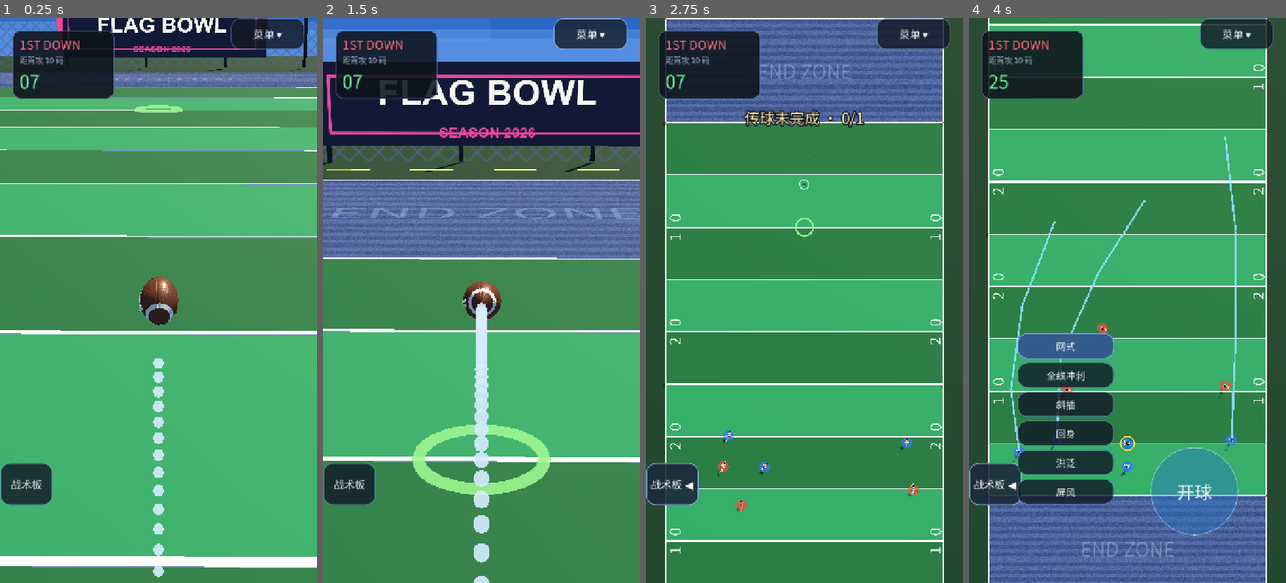
Above: before the commit, frames 1-4 (left to right).
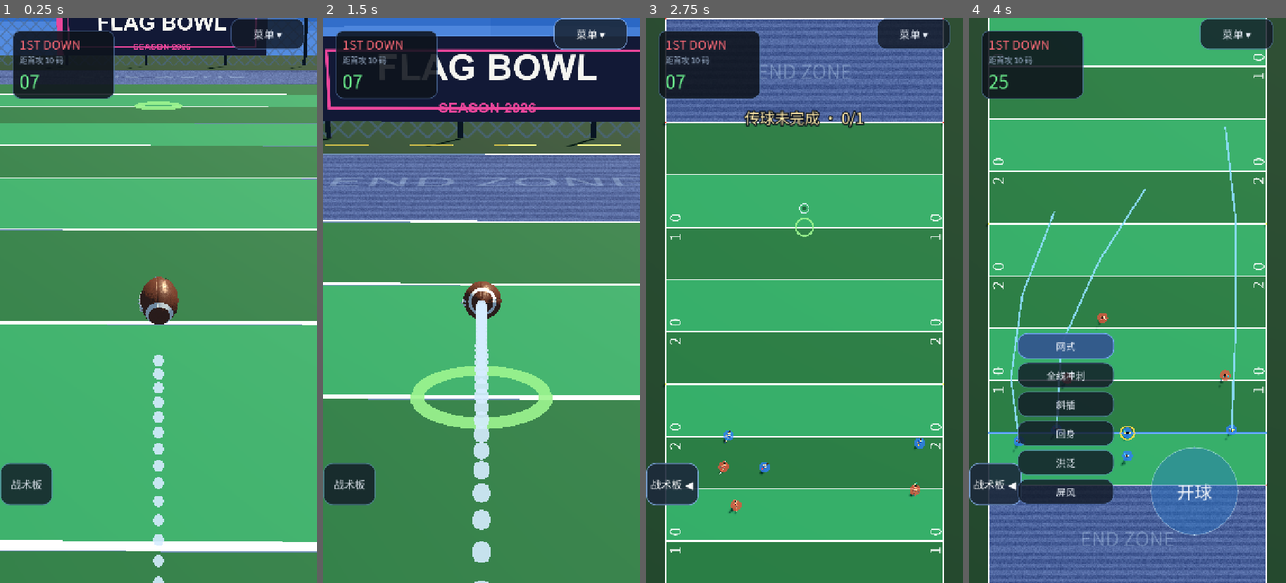
Above: after the commit, the same moments.

Repository: Fanda-81/FF-FlagFootball-Game
Game: Godot game, scene res://tools/ballfocus.tscn
Two runs of this game, one before a commit and one after it. Both use one fixed random seed, a clock stepped at 60 frames per second and the inputs below. This scene is started directly instead of the project's main scene.
Inputs:
- Up to frame 1 (0.25 s): no input
- Up to frame 2 (1.5 s): click "菜单 ▾" at 0.5 s; click "菜单 ▴" at 1.25 s
- Up to frame 3 (2.75 s): click "战术板" at 2 s
- Up to frame 4 (4 s): click "战术板 ◀" at 2.75 s; click "战术板 ▶" at 3.5 s

The runs differ from the first frame. In frame 1, 17% of the frame differs, in the area x 0-100%, y 0-100%; in frame 2, 46%, in the area x 0-100%, y 1-100%; in frame 3, 0.3%; in frame 4, 19%.

Commit message:
Team colors, flag reset on snap, flat ball hold, remove clouds

Diff:
--- a/scripts/main.gd
+++ b/scripts/main.gd
@@ -273,7 +273,6 @@
 	add_child(world_environment)
 
 	_build_sky_dome()
-	_build_clouds()
 
 	var sun := DirectionalLight3D.new()
 	sun.rotation_degrees = Vector3(-52, -30, 0)
@@ -333,7 +332,10 @@
 		actor.set_move_input(Vector3.ZERO)
 		actor.rotation.y = 0.0 if String(spec["side"]) == "offense" else PI
 		actor.set_active(false)
-		actor.apply_roster_tint(Roster.player_tint(slot))
+		var side := String(FORMATION[slot]["side"])
+		actor.apply_colors(
+			Roster.team_color("offense" if side == "offense" else "defense"),
+			Roster.player_tint(slot))
 	stadium.set_line_of_scrimmage(_los_z)
 
 	_build_routes()
@@ -392,7 +394,9 @@
 func _attach_ball(actor: PlayerActor) -> void:
 	if actor == null:
 		return
-	_ball.call("hold_at", _hand_position(actor), actor.global_transform.basis)
+	# 球尖保持水平：只用角色朝向的偏航，不带俯仰
+	var flat := Basis(Vector3.UP, actor.global_rotation.y)
+	_ball.call("hold_at", _hand_position(actor), flat)
 
 
 # =============================================================================
@@ -407,6 +411,9 @@
 
 func _begin_snap() -> void:
 	_clear_route_preview()
+	# 开球时把上一档被拔掉的腰旗恢复
+	for slot in _actors:
+		(_actors[slot] as PlayerActor).reset_flags()
 	_phase = Phase.SNAP
 	_snap_elapsed = 0.0
 	_holder = _center
@@ -1244,7 +1251,6 @@
 # =============================================================================
 
 func _physics_process(delta: float) -> void:
-	_advance_clouds(delta)
 	_update_clock(delta)
 
 	match _phase:
--- a/scripts/outfit/outfit_manager.gd
+++ b/scripts/outfit/outfit_manager.gd
@@ -268,6 +268,9 @@
 
 	for category in _catalog:
 		var item_id := String(equipped.get(category, ""))
+		# 存档里没有的新分类（比如后加的腰旗/球袜）自动用默认件，否则会一直不显示
+		if item_id == "" and not items(category).is_empty():
+			item_id = (items(category)[0] as OutfitItem).id
 		equip(category, item_id)
 
 
--- a/scripts/player_actor.gd
+++ b/scripts/player_actor.gd
@@ -242,6 +242,30 @@
 		var item_id := _outfit.equipped_id(category)
 		if item_id != "":
 			_outfit.set_item_color(category, item_id, 0, color)
+
+## 开球时把腰旗恢复显示
+func reset_flags() -> void:
+	if _outfit == null:
+		return
+	for mesh_name in ["左侧腰旗", "右侧腰旗"]:
+		var mesh := _outfit.mesh_node(mesh_name)
+		if mesh != null:
+			mesh.visible = true
+
+
+## 队伍色（球衣/球裤/球袜全队统一）+ 个人色（鞋/手套）
+func apply_colors(team_color: Color, personal_color: Color) -> void:
+	if _outfit == null:
+		return
+	for category in ["shirt", "pants", "socks"]:
+		var item_id := _outfit.equipped_id(category)
+		if item_id != "":
+			_outfit.set_item_color(category, item_id, 0, team_color)
+	for category in ["shoe_l", "shoe_r", "accessory"]:
+		var item_id := _outfit.equipped_id(category)
+		if item_id != "":
+			_outfit.set_item_color(category, item_id, 0, personal_color)
+
 
 func outfit() -> OutfitManager:
 	return _outfit
--- a/scripts/roster.gd
+++ b/scripts/roster.gd
@@ -31,7 +31,7 @@
 
 
 static func _load_from_disk() -> Dictionary:
-	var out := {}
+	var out := {"teams": {"offense": "#2f7cf6", "defense": "#e2543f"}}
 	for i in SLOTS.size():
 		out[SLOTS[i]] = {"name": _random_name(), "tint": _random_tint(i)}
 
@@ -66,6 +66,20 @@
 	file.store_string(JSON.stringify(_data, "\t"))
 	file.close()
 	return true
+
+
+static func team_color(team: String) -> Color:
+	_ensure()
+	var teams: Dictionary = _data.get("teams", {})
+	var fallback := "#2f7cf6" if team == "offense" else "#e2543f"
+	return Color.html(String(teams.get(team, fallback)))
+
+
+static func set_team_color(team: String, color: Color) -> void:
+	_ensure()
+	if not _data.has("teams"):
+		_data["teams"] = {"offense": "#2f7cf6", "defense": "#e2543f"}
+	(_data["teams"] as Dictionary)[team] = color.to_html(false)
 
 
 static func player_name(slot: String) -> String:
Not shown, changed: build/web/index.pck
